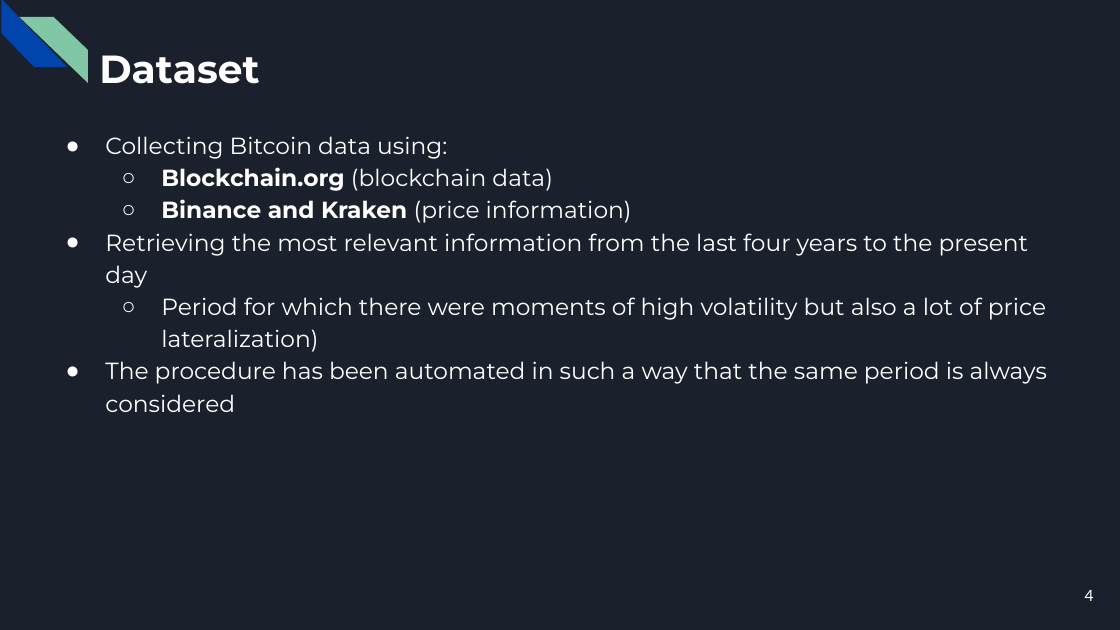
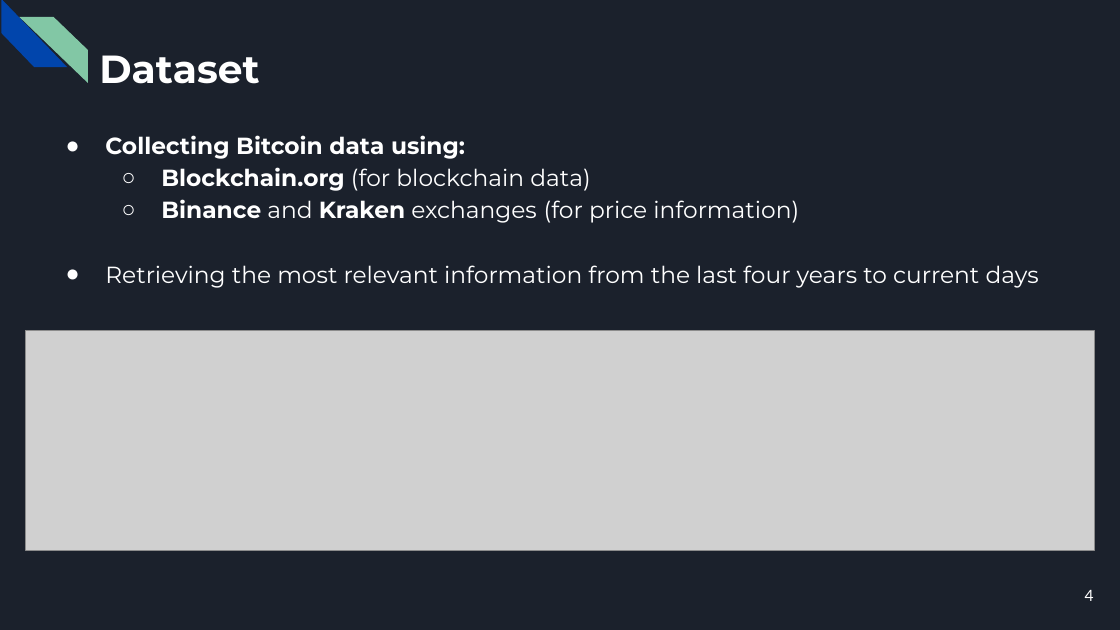
Before and after one commit to CorsiDanilo/bitcoin-price-prediction-with-pyspark, a slide deck: slide 4 of presentation/presentation.pptx. Drawn at 1120x630 pixels with LibreOffice and Linux fonts; fonts in the diff are those of the drawing; grey boxes stand for pictures. Boxes give left, top, right and bottom in pixels: in the first picture for what was removed or moved away, otherwise in the second. Text is boxed around its words. In the diff, an @@ line names an element or a change of style, - is before the commit and + after.

```diff
--- a/presentation/presentation.pptx
+++ b/presentation/presentation.pptx
@@ text at <box>105,135,465,159</box>: bold on in "Collecting Bitcoin data using:" @@
@@ text at <box>105,167,1039,288</box>: text changed @@
-  ○ Blockchain.org (blockchain data)
-  ○ Binance and Kraken (price information)
-● Retrieving the most relevant information from the last four years to the present day
-  ○ Period for which there were moments of high volatility but also a lot of price lateralization)
-● The procedure has been automated in such a way that the same period is always considered
+  ○ Blockchain.org (for blockchain data)
+  ○ Binance and Kraken exchanges (for price information)
+● Retrieving the most relevant information from the last four years to current days
@@ picture added at <box>26,330,1094,550</box> @@
```
Also in this commit, not shown: 15 other slides changed, 1 slide added, 1 other file.
